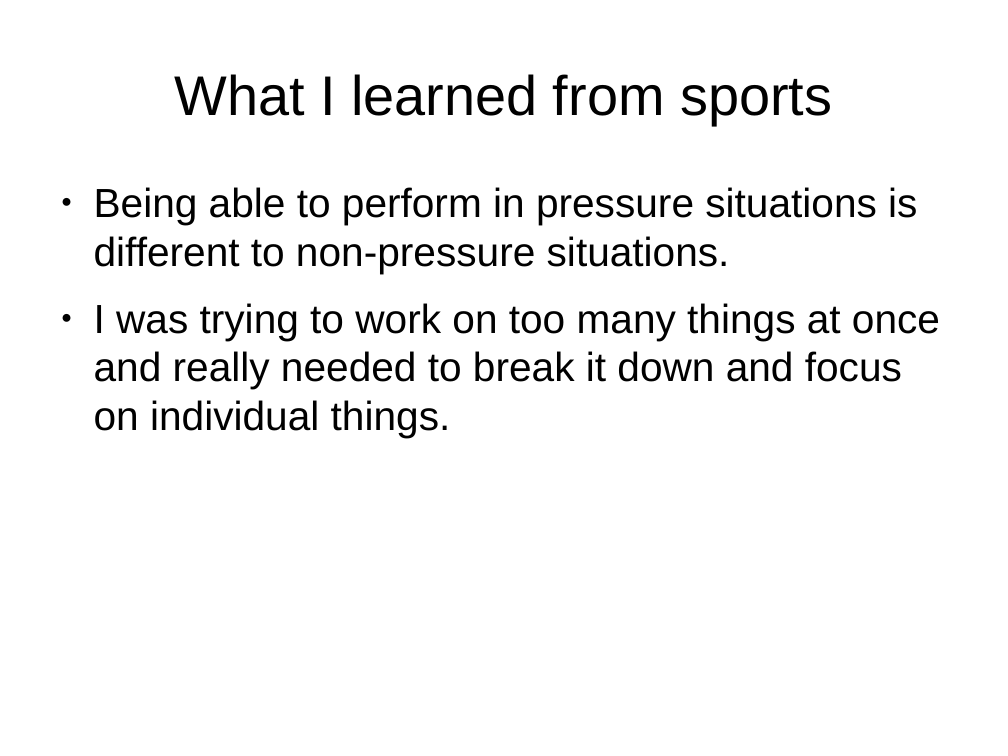
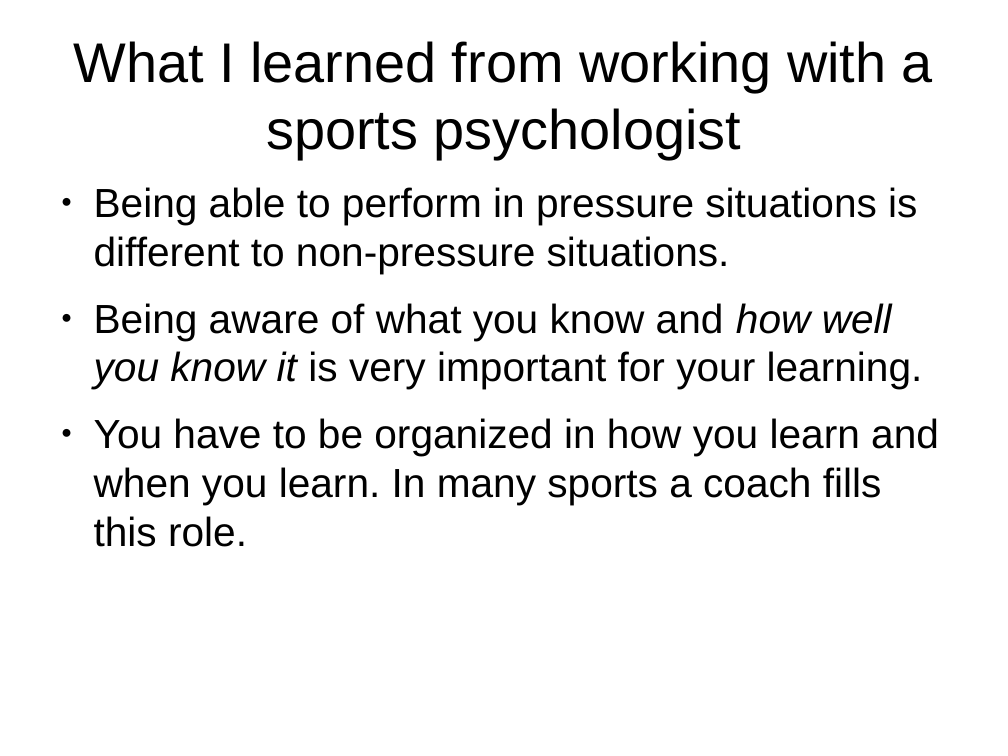
Before and after one commit to shuttle1987/CompCon2016, a slide deck: slide 4 of Slides.odp. Drawn at 1008x756 pixels with LibreOffice and Linux fonts; fonts in the diff are those of the drawing. Boxes give left, top, right and bottom in pixels: in the first picture for what was removed or moved away, otherwise in the second. Text is boxed around its words. In the diff, an @@ line names an element or a change of style, - is before the commit and + after.

```diff
--- a/Slides.odp
+++ b/Slides.odp
@@ title at bbox=[73, 41, 933, 159]: text changed @@
-What I learned from sports
+What I learned from working with a sports psychologist
@@ text at bbox=[94, 303, 939, 547]: text changed @@
-● I was trying to work on too many things at once and really needed to break it down and focus on individual things.
+● Being aware of what you know and how well you know it is very important for your learning.
+● You have to be organized in how you learn and when you learn. In many sports a coach fills this role.
```
Also in this commit, not shown: 4 other slides changed, 8 slides added, 6 slides removed.
